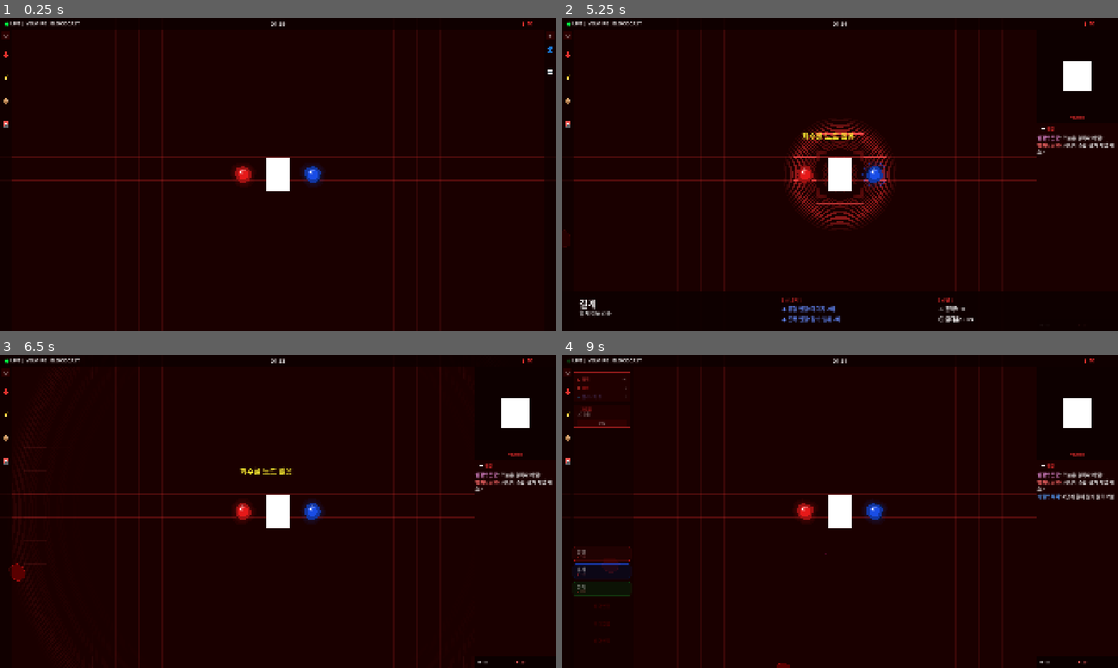
Above: before the commit, frames 1-4 (two rows, left to right).
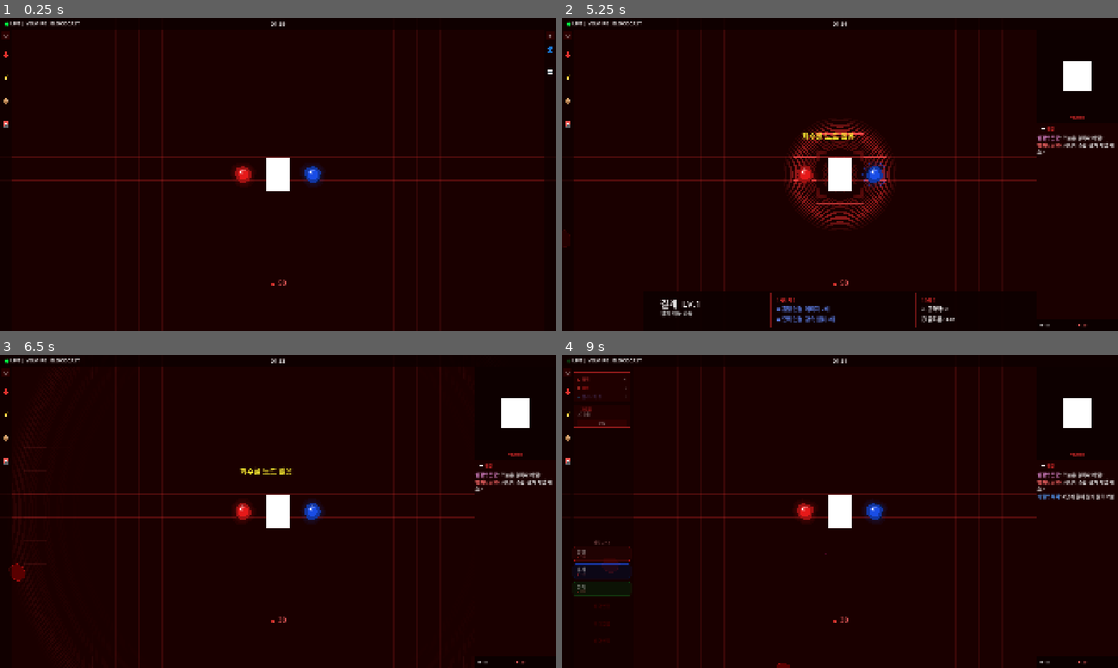
Above: after the commit, the same moments.

Repository: chalie-chariot/velmire
Game: Godot game, scene res://scenes/Main.tscn
The game is run twice, just before and just after one commit, with the same random seed, the same clock (stepped at 60 frames per second) and the same inputs.
Inputs (mouse positions are in pixels of both pictures, inside the frame that each line leads up to):
- Up to frame 1 (0.25 s): no input
- Up to frame 2 (5.25 s): tap Enter at 0.5, 2.75, 5 s; move the mouse to (962, 158) at 0.52 s; tap Space at 0.6, 0.77, 1.07, 2, 2.3, 3.5, 3.77, 3.8, 4.07 s; click (962, 158) at 0.67 s; drag from (728, 190) to (812, 237) at 1.27 s; move the mouse to (895, 105) at 2.02 s; hold P 2.03-2.75 s; click (895, 105) at 2.17 s; drag from (812, 237) to (673, 127) at 2.77 s; move the mouse to (1006, 221) at 3.52 s; tap E at 3.6 s; click (1006, 221) at 3.67 s; drag from (673, 127) to (756, 96) at 4.27 s; move the mouse to (867, 174) at 5.02 s; tap X at 5.1 s; click (867, 174) at 5.17 s
- Up to frame 3 (6.5 s): tap Space at 5.3 s; click (311, 483) at 5.75 s, where only the run after the commit has a clickable "강화 LV.1 → LV.2 🩸20"
- Up to frame 4 (9 s): drag from (756, 433) to (728, 527) at 6.52 s; move the mouse to (962, 495) at 7.27 s; hold Shift 7.28-8 s; click (962, 495) at 7.42 s; tap Space at 7.52, 7.55, 7.82, 8 s; drag from (728, 527) to (812, 574) at 8.02 s; move the mouse to (895, 442) at 8.77 s; tap Q at 8.85 s; click (895, 442) at 8.92 s

The runs differ from the first frame. In frame 1, less than 0.1% of the frame differs, in the area x 48-96%, y 1-86%; in frame 2, 1.1%, in the area x 3-96%, y 1-99%; in frame 3, less than 0.1%; in frame 4, less than 0.1%.

Commit message:
feat: 슬롯 해금 시스템 / 노드 강화 UI / 혈액 카운터 개선

Diff:
--- a/velmire/scenes/Main.tscn
+++ b/velmire/scenes/Main.tscn
@@ -504,6 +504,18 @@
 max_value = 100.0
 value = 0.0
 
+[node name="SlotCountLabel" type="Label" parent="CanvasLayer/LeftPanel"]
+layout_mode = 1
+anchors_preset = 0
+offset_left = 10.0
+offset_top = 595.0
+offset_right = 210.0
+offset_bottom = 615.0
+theme_override_colors/font_color = Color(0.8, 0.3, 0.3, 1)
+theme_override_font_sizes/font_size = 14
+text = "배치 0 / 3"
+horizontal_alignment = 1
+
 [node name="OwnedNodesContainer" type="VBoxContainer" parent="CanvasLayer/LeftPanel"]
 layout_mode = 1
 anchors_preset = 0
@@ -871,19 +883,37 @@
 [node name="TooltipBar" type="ColorRect" parent="CanvasLayer"]
 layout_mode = 1
 anchors_preset = 0
-offset_left = 0.0
+offset_left = 280.0
 offset_top = 940.0
-offset_right = 1920.0
+offset_right = 1640.0
 offset_bottom = 1080.0
 visible = false
 color = Color(0.05098, 0, 0, 0.92)
 
+[node name="LeftBorder" type="ColorRect" parent="CanvasLayer/TooltipBar"]
+layout_mode = 1
+anchors_preset = 0
+offset_left = 0.0
+offset_top = 0.0
+offset_right = 2.0
+offset_bottom = 140.0
+color = Color(1, 0.2, 0.2, 1)
+
+[node name="RightBorder" type="ColorRect" parent="CanvasLayer/TooltipBar"]
+layout_mode = 1
+anchors_preset = 0
+offset_left = 1358.0
+offset_top = 0.0
+offset_right = 1360.0
+offset_bottom = 140.0
+color = Color(1, 0.2, 0.2, 1)
+
 [node name="TopBorder" type="ColorRect" parent="CanvasLayer/TooltipBar"]
 layout_mode = 1
 anchors_preset = 0
 offset_left = 0.0
 offset_top = 0.0
-offset_right = 1920.0
+offset_right = 1360.0
 offset_bottom = 2.0
 color = Color(1, 0.2, 0.2, 1)
 
@@ -892,7 +922,7 @@
 anchors_preset = 0
 offset_left = 60.0
 offset_top = 20.0
-offset_right = 720.0
+offset_right = 420.0
 offset_bottom = 55.0
 theme_override_colors/font_color = Color(1, 1, 1, 1)
 theme_override_font_sizes/font_size = 32
@@ -903,7 +933,7 @@
 anchors_preset = 0
 offset_left = 60.0
 offset_top = 65.0
-offset_right = 720.0
+offset_right = 420.0
 offset_bottom = 95.0
 theme_override_colors/font_color = Color(0.733333, 0.733333, 0.733333, 1)
 theme_override_font_sizes/font_size = 18
@@ -912,18 +942,18 @@
 [node name="Divider1" type="ColorRect" parent="CanvasLayer/TooltipBar"]
 layout_mode = 1
 anchors_preset = 0
-offset_left = 740.0
+offset_left = 440.0
 offset_top = 10.0
-offset_right = 742.0
+offset_right = 442.0
 offset_bottom = 130.0
 color = Color(1, 0.2, 0.2, 0.4)
 
 [node name="SynergyTitle" type="Label" parent="CanvasLayer/TooltipBar"]
 layout_mode = 1
 anchors_preset = 0
-offset_left = 760.0
+offset_left = 460.0
 offset_top = 20.0
-offset_right = 900.0
+offset_right = 600.0
 offset_bottom = 42.0
 theme_override_colors/font_color = Color(1, 0.2, 0.2, 1)
 theme_override_font_sizes/font_size = 16
@@ -932,9 +962,9 @@
 [node name="Synergy1" type="Label" parent="CanvasLayer/TooltipBar"]
 layout_mode = 1
 anchors_preset = 0
-offset_left = 760.0
+offset_left = 460.0
 offset_top = 50.0
-offset_right = 1260.0
+offset_right = 920.0
 offset_bottom = 72.0
 theme_override_colors/font_color = Color(1, 0.2, 0.2, 1)
 theme_override_font_sizes/font_size = 18
@@ -943,9 +973,9 @@
 [node name="Synergy2" type="Label" parent="CanvasLayer/TooltipBar"]
 layout_mode = 1
 anchors_preset = 0
-offset_left = 760.0
+offset_left = 460.0
 offset_top = 85.0
-offset_right = 1260.0
+offset_right = 920.0
 offset_bottom = 107.0
 theme_override_colors/font_color = Color(1, 0.2, 0.2, 1)
 theme_override_font_sizes/font_size = 18
@@ -954,18 +984,18 @@
 [node name="Divider2" type="ColorRect" parent="CanvasLayer/TooltipBar"]
 layout_mode = 1
 anchors_preset = 0
-offset_left = 1280.0
+offset_left = 940.0
 offset_top = 10.0
-offset_right = 1282.0
+offset_right = 942.0
 offset_bottom = 130.0
 color = Color(1, 0.2, 0.2, 0.4)
 
 [node name="StatTitle" type="Label" parent="CanvasLayer/TooltipBar"]
 layout_mode = 1
 anchors_preset = 0
-offset_left = 1300.0
+offset_left = 960.0
 offset_top = 20.0
-offset_right = 1440.0
+offset_right = 1100.0
 offset_bottom = 42.0
 theme_override_colors/font_color = Color(1, 0.2, 0.2, 1)
 theme_override_font_sizes/font_size = 16
@@ -974,9 +1004,9 @@
 [node name="StatATK" type="Label" parent="CanvasLayer/TooltipBar"]
 layout_mode = 1
 anchors_preset = 0
-offset_left = 1300.0
+offset_left = 960.0
 offset_top = 50.0
-offset_right = 1900.0
+offset_right = 1360.0
 offset_bottom = 72.0
 theme_override_colors/font_color = Color(1, 1, 1, 1)
 theme_override_font_sizes/font_size = 18
@@ -985,9 +1015,9 @@
 [node name="StatCooldown" type="Label" parent="CanvasLayer/TooltipBar"]
 layout_mode = 1
 anchors_preset = 0
-offset_left = 1300.0
+offset_left = 960.0
 offset_top = 85.0
-offset_right = 1900.0
+offset_right = 1360.0
 offset_bottom = 107.0
 theme_override_colors/font_color = Color(1, 1, 1, 1)
 theme_override_font_sizes/font_size = 18
--- a/velmire/scripts/GameNode.gd
+++ b/velmire/scripts/GameNode.gd
@@ -36,6 +36,15 @@
 var _mouse_down_pos: Vector2 = Vector2.ZERO
 var is_preview: bool = false
 var spawn_cost: int = 0  # 드롭 시 재화 소모 (0이면 이미 소유)
+var _orbit_shown: bool = false  # 필드 첫 배치 시 1회만 orbit
+
+# 강화
+var upgrade_level: int = 0
+var max_upgrade: int = 3  # 특수 노드는 2로 설정
+var base_damage: float = 25.0  # 흡혈용
+var slow_amount: float = 0.5  # 결계용
+var slow_duration: float = 3.0  # 결계용
+var cooldown_reduction: float = 0.3  # 증폭용 (30% → 1 - 0.3 = 0.7 배율)
 
 const _DRAG_THRESHOLD: float = 10.0
 var _drag_start_pos: Vector2 = Vector2.ZERO
@@ -282,17 +291,6 @@
 			alpha = 0.8 * (_range_fade_timer / _range_fade_duration)
 		draw_arc(Vector2.ZERO, range_val, 0, TAU, 128,
 			Color(node_color.r, node_color.g, node_color.b, alpha), 1.5)
-		# 선택 순서 번호 (페이드 중이면 표시 안 함)
-		if is_selected:
-			var main = get_tree().get_first_node_in_group("main")
-			if main:
-				var idx: int = main._selected_nodes.find(self)
-				if idx >= 0:
-					var font: Font = ThemeDB.fallback_font
-					draw_string(font, Vector2(radius + 8, -radius),
-						str(idx + 1),
-						HORIZONTAL_ALIGNMENT_LEFT, -1, 14,
-						Color(node_color.r, node_color.g, node_color.b, 0.9))
 
 	# 2. SHIFT 연결 범위 (_is_first_selected - 400 그라데이션)
 	if _is_first_selected and is_placed:
@@ -466,6 +464,10 @@
 		if spawn_cost > 0 and ResourceManager:
 			ResourceManager.spend_blood(spawn_cost)
 			spawn_cost = 0
+		main = get_tree().get_first_node_in_group("main")
+		if main and main.has_method("_play_orbit_effect_at_pos") and not _orbit_shown:
+			main._play_orbit_effect_at_pos(global_position, node_color)
+			_orbit_shown = true
 		var cm = get_tree().get_first_node_in_group("connection_manager")
 		if cm and cm.has_method("set_last_placed"):
 			cm.set_last_placed(self)
@@ -481,7 +483,7 @@
 	match node_type:
 		"흡혈":
 			var diff: int = ResourceManager.difficulty if ResourceManager else 0
-			var damage: float = 25.0 + diff * 10.0
+			var damage: float = base_damage + diff * 10.0
 			return _attack_nearest_entity(damage)
 		"결계":
 			return _slow_nearest_entity()
@@ -525,10 +527,10 @@
 
 func _slow_nearest_entity() -> bool:
 	var slow_range: float = 200.0
-	var slow_duration: float = 3.0
+	var eff_duration: float = slow_duration
 	if synergy_wide_slow:
 		slow_range *= 2.0
-		slow_duration *= 2.0
+		eff_duration *= 2.0
 
 	var hit_any: bool = false
 	var entities = get_tree().get_nodes_in_group("blood_entities")
@@ -536,19 +538,20 @@
 		if global_position.distance_to(e.global_position) <= slow_range:
 			if e.has_method("apply_slow"):
 				_spawn_attack_line(e.global_position)
-				e.apply_slow(0.5, slow_duration)
+				e.apply_slow(slow_amount, eff_duration)
 				hit_any = true
 	return hit_any
 
 func _boost_adjacent_nodes() -> bool:
 	var nodes = get_tree().get_nodes_in_group("game_nodes")
 	var boosted_any: bool = false
+	var factor: float = 1.0 - cooldown_reduction
 	for n in nodes:
 		if n == self:
 			continue
 		var d: float = global_position.distance_to(n.global_position)
 		if d < 120.0:
-			n.attack_cooldown = attack_cooldown * 0.7
+			n.attack_cooldown = attack_cooldown * factor
 			boosted_any = true
 	return boosted_any
 
--- a/velmire/scripts/Main.gd
+++ b/velmire/scripts/Main.gd
@@ -50,6 +50,8 @@
 var _shake_duration: float = 0.0
 var _shake_offset: Vector2 = Vector2.ZERO
 var _vignette_tween: Tween
+var _displayed_blood: float = 0.0
+var _blood_tween: Tween
 var _node_slots: Array = [
 	{"id": "absorb", "type": "흡혈", "color": Color(0.9, 0.1, 0.1), "cost": 10},
 	{"id": "freeze", "type": "결계", "color": Color(0.1, 0.3, 0.9), "cost": 15},
@@ -109,7 +111,6 @@
 func _ready() -> void:
 	add_to_group("main")
 	process_mode = Node.PROCESS_MODE_ALWAYS
-	_unlocked_slots = 6  # 테스트: 슬롯 전체 해금
 	print("Main 시작")
 	var coffin_center: Vector2 = _coffin_rect.position + _coffin_rect.size / 2
 	$EntityLayer/HeartPulse.setup(coffin_center)
@@ -133,11 +134,13 @@
 	chat_manager.send_chat("start")
 	_build_hint_dots()
 	_build_owned_nodes()
+	_update_slot_count_label()
 	$CanvasLayer/LeftPanel/Card1_Resources/ResourcesVBox/ChipRow.modulate = Color(1, 1, 1, 0.5)
 	ResourceManager.blood_changed.connect(_on_blood_changed)
 	ResourceManager.blood_changed.connect(update_blood_ui)
 	ResourceManager.special_changed.connect(_on_special_changed)
 	_on_blood_changed(ResourceManager.blood)
+	_displayed_blood = ResourceManager.blood
 	update_blood_ui(ResourceManager.blood)
 	_on_special_changed(ResourceManager.special)
 	_init_viewers()
@@ -146,8 +149,11 @@
 	var right_panel: Control = $CanvasLayer/RightPanel
 	viewer_bar.position = Vector2(0, right_panel.size.y - 40)
 
-func show_tooltip(info: Dictionary, node_color: Color) -> void:
-	_tip_name.text = info.name
+func show_tooltip(info: Dictionary, node_color: Color, node: Node2D = null) -> void:
+	var level_text: String = ""
+	if node and node.get("upgrade_level") != null:
+		level_text = "  LV.%d" % (node.upgrade_level + 1)
+	_tip_name.text = info.name + level_text
 	_tip_desc.text = info.desc
 	_tip_syn1.text = "◆ " + info.synergy1
 	_tip_syn2.text = "◆ " + info.synergy2
@@ -189,6 +195,7 @@
 			node.is_placed = true
 			node.grid_col = cell.x
 			node.grid_row = cell.y
+			node._orbit_shown = true  # 이동 시 orbit 재생 방지
 		$EntityLayer.add_child(node)
 
 func _build_hint_dots() -> void:
@@ -223,17 +230,21 @@
 
 		_dots_container.add_child(slot)
 
-	# BloodCounter 유지
+	# BloodCounter (HintArea와 무관하게 항상 표시 → CanvasLayer 직속)
+	var old_bc = $CanvasLayer.get_node_or_null("BloodCounter")
+	if old_bc:
+		old_bc.queue_free()
 	var blood_counter: Label = Label.new()
 	blood_counter.name = "BloodCounter"
-	blood_counter.add_theme_font_size_override("font_size", 18)
+	blood_counter.add_theme_font_size_override("font_size", 24)
 	blood_counter.add_theme_color_override("font_color",
 		Color(1.0, 0.4, 0.4, 0.85))
-	blood_counter.size = Vector2(120, 36)
+	blood_counter.size = Vector2(160, 40)
 	blood_counter.horizontal_alignment = HORIZONTAL_ALIGNMENT_CENTER
 	blood_counter.vertical_alignment = VERTICAL_ALIGNMENT_CENTER
-	blood_counter.position = Vector2(1920 / 2 - 60, -47)
-	_dots_container.add_child(blood_counter)
+	blood_counter.position = Vector2(1920 / 2 - 80, 895)
+	blood_counter.visible = true
+	$CanvasLayer.add_child(blood_counter)
 
 	for i in range(6):
 		if i < _slot_data.size():
@@ -249,7 +260,10 @@
 			continue
 		slot.mouse_filter = Control.MOUSE_FILTER_STOP
 		var idx: int = i
-		slot.gui_input.connect(func(ev): _on_slot_clicked(ev, idx))
+		if idx >= _unlocked_slots:
+			slot.gui_input.connect(_on_unlock_slot_gui_input)
+		else:
+			slot.gui_input.connect(func(ev): _on_slot_clicked(ev, idx))
 
 func _on_slot_clicked(event: InputEvent, index: int) -> void:
 	if not event is InputEventMouseButton:
@@ -258,6 +272,7 @@
 		return
 	var node_id = _slot_data[index] if index < _slot_data.size() else ""
 	if node_id == "":
+		get_viewport().set_input_as_handled()
 		return
 	var total_nodes: int = get_tree().get_nodes_in_group("game_nodes").size()
 	if total_nodes >= _unlocked_slots:
@@ -270,6 +285,13 @@
 			_slot_data[index] = ""
 			_update_slot_visual(index)
 			break
+
+func _play_orbit_effect_at_pos(pos: Vector2, color: Color) -> void:
+	var effect = Node2D.new()
+	effect.set_script(preload("res://scripts/SlotUnlockEffect.gd"))
+	effect.position = pos
+	effect.orbit_color = color
+	$EntityLayer.add_child(effect)
 
 func _highlight_slot(index: int, on: bool) -> void:
 	var slots = _dots_container.get_children()
@@ -334,6 +356,7 @@
 	if not exists:
 		_owned_nodes.append(node_data)
 	node.queue_free()
+	call_deferred("_update_slot_count_label")
 
 func _update_slot_visual(index: int) -> void:
 	var slots = _dots_container.get_children()
@@ -351,6 +374,7 @@
 	style.border_width_right = 2
 	style.border_width_top = 2
 	style.border_width_bottom = 2
+	var is_locked: bool = index >= _unlocked_slots
 	var node_id = _slot_data[index]
 	var node_data = null
 	if node_id != "":
@@ -358,7 +382,24 @@
 			if d["id"] == node_id:
 				node_data = d
 				break
-	if node_data:
+	if is_locked:
+		# 잠금 슬롯: 자물쇠 아이콘 + 해금 비용
+		style.bg_color = Color(0.02, 0.0, 0.0, 0.85)
+		style.border_color = Color(0.5, 0.15, 0.15, 0.8)
+		slot.add_theme_stylebox_override("panel", style)
+		var lock_label: Label = Label.new()
+		lock_label.text = "🔒\n🩸%d" % _slot_unlock_cost
+		lock_label.horizontal_alignment = HORIZONTAL_ALIGNMENT_CENTER
+		lock_label.vertical_alignment = VERTICAL_ALIGNMENT_CENTER
+		lock_label.add_theme_font_size_override("font_size", 11)
+		lock_label.add_theme_color_override("font_color", Color(0.9, 0.4, 0.4, 0.9))
+		lock_label.set_anchors_preset(Control.PRESET_FULL_RECT)
+		lock_label.offset_left = 4
+		lock_label.offset_top = 4
+		lock_label.offset_right = -4
+		lock_label.offset_bottom = -4
+		slot.add_child(lock_label)
+	elif node_data:
 		style.bg_color = Color(
 			node_data["color"].r * 0.15,
 			node_data["color"].g * 0.15,
@@ -380,9 +421,10 @@
 		preview.is_preview = true
 		slot.add_child(preview)
 	else:
+		# 해금된 빈 슬롯
 		style.bg_color = Color(0.05, 0.0, 0.0, 0.7)
 		style.border_color = Color(0.4, 0.1, 0.1, 0.6)
-	slot.add_theme_stylebox_override("panel", style)
+		slot.add_theme_stylebox_override("panel", style)
 
 func _build_owned_nodes() -> void:
 	# 1. 기존 자식 전부 제거
@@ -430,7 +472,7 @@
 		row.gui_input.connect(func(ev): _on_owned_node_input(ev, data))
 		_owned_container.add_child(row)
 
-	# 4. 빈 슬롯 3개
+	# 4. 빈 슬롯 3개 (클릭해도 아무 동작 안함)
 	for _i in range(3):
 		var empty = Panel.new()
 		empty.custom_minimum_size = Vector2(190, 52)
@@ -444,6 +486,7 @@
 		empty_label.add_theme_color_override("font_color", Color(0.4, 0.0, 0.0))
 		empty_label.set_anchors_and_offsets_preset(Control.PRESET_CENTER)
 		empty.add_child(empty_label)
+		empty.gui_input.connect(func(ev): _on_empty_owned_slot_input(ev))
 		_owned_container.add_child(empty)
 
 	$CanvasLayer/LeftPanel/Card4_DeckSlots.hide()
@@ -470,6 +513,7 @@
 	node._drag_offset = Vector2.ZERO
 	node._drag_start_pos = get_viewport().get_mouse_position()
 	$EntityLayer.add_child(node)
+	call_deferred("_update_slot_count_label")
 	return node
 
 func _on_owned_node_input(event: InputEvent, data: Dictionary) -> void:
@@ -539,6 +583,11 @@
 		if event.button_index == MOUSE_BUTTON_LEFT and event.pressed:
 			_show_deny_popup("상점에서 노드를 구매해 채워넣으세요!")
 
+func _on_empty_owned_slot_input(event: InputEvent) -> void:
+	# Q패널 빈 슬롯 클릭 시 이벤트만 흡수 (활성화 방지)
+	if event is InputEventMouseButton and event.pressed:
+		get_viewport().set_input_as_handled()
+
 func _make_slot_input_handler(index: int) -> Callable:
 	return func(event: InputEvent): _on_slot_gui_input(event, index)
 
@@ -673,28 +722,39 @@
 	tween.tween_property(new_slot, "scale", Vector2(1.0, 1.0), 0.15
 		).set_ease(Tween.EASE_IN_OUT)
 
-	# 3. 슬롯 해금 이펙트
-	# 스크립트 먼저 설정 후 위치 지정해야 함
-	# HintArea가 화면 y:950 근처에 있고
-	# DotsContainer 안 슬롯 position 기준으로 계산
+	# 3. 슬롯 해금 이펙트: 은은한 파동 1번
 	var slot_idx: int = _unlocked_slots - 1
 	var slot = _dots_container.get_children()[slot_idx]
-
-	# 슬롯의 실제 화면 좌표 계산
-	# DotsContainer는 HintArea 안에 있음
-	# HintArea position + slot position + 슬롯 중앙 offset
 	var hint_area_y: float = _hint_area.position.y
 	var slot_x: float = slot.position.x + slot.size.x / 2
 	var slot_y: float = hint_area_y + slot.position.y + slot.size.y / 2
 
-	var ring_effect: Node2D = Node2D.new()
-	ring_effect.set_script(preload("res://scripts/SlotUnlockEffect.gd"))
-	ring_effect.global_position = Vector2(slot_x, slot_y)
-	$EntityLayer.add_child(ring_effect)  # add_child는 마지막에
-
-	# SlotUnlockEffect 페이드아웃(~3초) 끝날 때까지 대기 후 플래그 해제
-	await get_tree().create_timer(3.0).timeout
+	var effect: Node2D = Node2D.new()
+	effect.global_position = Vector2(slot_x, slot_y)
+	$EntityLayer.add_child(effect)
+
+	var ring: Panel = Panel.new()
+	ring.size = Vector2(56, 56)
+	ring.position = Vector2(-28, -28)
+	ring.pivot_offset = Vector2(28, 28)
+	ring.modulate.a = 0.0
+	var ring_style: StyleBoxFlat = StyleBoxFlat.new()
+	ring_style.set_corner_radius_all(28)
+	ring_style.bg_color = Color(0.8, 0.2, 0.2, 0.12)
+	ring_style.border_color = Color(0.9, 0.35, 0.35, 0.5)
+	ring_style.set_border_width_all(2)
+	ring.add_theme_stylebox_override("panel", ring_style)
+	effect.add_child(ring)
+
+	var tw: Tween = ring.create_tween()
+	tw.tween_property(ring, "modulate:a", 1.0, 0.05)
+	tw.tween_property(ring, "scale", Vector2(2.2, 2.2), 0.35).set_ease(Tween.EASE_OUT)
+	tw.parallel().tween_property(ring, "modulate:a", 0.0, 0.25).set_delay(0.06).set_ease(Tween.EASE_IN)
+	tw.tween_callback(effect.queue_free)
+
+	await get_tree().create_timer(0.45).timeout
 	_unlock_animation_playing = false
+	_update_slot_count_label()
 
 func _get_chat_manager() -> Node:
 	return get_tree().get_first_node_in_group("chat_manager")
@@ -968,7 +1028,7 @@
 			_hint_hide_tweens.clear()
 			var dots: Array = _dots_container.get_children()
 			for dot in dots:
-				if dot.name == "BloodBG" or dot.name == "BloodCounter":
+				if dot.name == "BloodBG":
 					dot.modulate = Color(1, 1, 1, 1)
 				else:
 					dot.position = Vector2(dot.position.x, 30.0)
@@ -990,7 +1050,7 @@
 			var dots = _dots_container.get_children()
 			for i in range(dots.size()):
 				var dot: Control = dots[i]
-				if dot.name == "BloodBG" or dot.name == "BloodCounter":
+				if dot.name == "BloodBG":
 					dot.modulate = Color(1, 1, 1, 0)
 					var tween: Tween = dot.create_tween()
 					tween.tween_interval(0.1)
@@ -1017,7 +1077,7 @@
 			var dots: Array = _dots_container.get_children()
 			for i in range(dots.size()):
 				var dot: Control = dots[i]
-				if dot.name == "BloodBG" or dot.name == "BloodCounter":
+				if dot.name == "BloodBG":
 					var tween: Tween = dot.create_tween()
 					_hint_hide_tweens.append(tween)
 					tween.tween_interval(0.12)
@@ -1038,9 +1098,9 @@
 					_hint_hide_tweens.clear()
 			)
 
-	# 재화 표시 업데이트
-	var blood_counter = _dots_container.get_node_or_null("BloodCounter")
-	if blood_counter and _hint_area.visible:
+	# 재화 표시 업데이트 (HintArea visible 여부와 무관하게 항상)
+	var blood_counter = $CanvasLayer.get_node_or_null("BloodCounter")
+	if blood_counter and is_instance_valid(blood_counter):
 		blood_counter.text = "🩸 %d" % ResourceManager.blood
 
 	# 드래그 중인 노드가 인디케이터 슬롯 위에 있는지 감지
@@ -1073,7 +1133,7 @@
 	# 필드에 배치된 노드만 툴팁 표시
 	var hovered_node = _get_hovered_game_node()
 	if hovered_node and hovered_node.is_placed:
-		show_tooltip(hovered_node._get_node_info(), hovered_node.node_color)
+		show_tooltip(hovered_node._get_node_info(), hovered_node.node_color, hovered_node)
 	else:
 		hide_tooltip()
 
@@ -1509,6 +1569,78 @@
 		if event.keycode == KEY_X and event.pressed:
 			_recall_slots_to_panel()
 
+		if event.keycode == KEY_SPACE:
+			if _selected_nodes.size() == 1:
+				var node = _selected_nodes[0]
+				if is_instance_valid(node) and node.is_placed:
+					_open_upgrade_menu(node)
+
+func _open_upgrade_menu(node: Node2D) -> void:
+	# 기존 메뉴 있으면 제거
+	var existing = get_tree().get_first_node_in_group("upgrade_menu")
+	if existing:
+		existing.queue_free()
+		return
+
+	if node.upgrade_level >= node.max_upgrade:
+		_show_deny_popup("최대 강화 완료")
+		return
+
+	# 강화 비용 계산
+	var costs: Array = [20, 35, 55]
+	var cost: int = costs[node.upgrade_level]
+
+	# 팝업 생성
+	var popup: Panel = Panel.new()
+	popup.add_to_group("upgrade_menu")
+	popup.custom_minimum_size = Vector2(180, 120)
+	popup.global_position = node.global_position - Vector2(90, 140)
+
+	var style: StyleBoxFlat = StyleBoxFlat.new()
+	style.bg_color = Color(0.08, 0.0, 0.0, 0.95)
+	style.border_color = node.node_color
+	style.set_border_width_all(2)
+	style.set_corner_radius_all(6)
+	popup.add_theme_stylebox_override("panel", style)
+
+	# 강화 버튼
+	var btn: Button = Button.new()
+	btn.text = "강화 LV.%d → LV.%d\n🩸%d" % [
+		node.upgrade_level + 1, node.upgrade_level + 2, cost]
+	btn.custom_minimum_size = Vector2(160, 60)
+	btn.position = Vector2(10, 10)
+	var node_ref = node
+	btn.pressed.connect(func():
+		if ResourceManager.blood < cost:
+			_show_deny_popup("혈액 부족")
+			return
+		ResourceManager.spend_blood(cost)
+		node_ref.upgrade_level += 1
+		_apply_upgrade(node_ref)
+		popup.queue_free()
+	)
+	popup.add_child(btn)
+
+	# 닫기
+	var close: Button = Button.new()
+	close.text = "✕"
+	close.custom_minimum_size = Vector2(24, 24)
+	close.position = Vector2(150, 4)
+	close.pressed.connect(func(): popup.queue_free())
+	popup.add_child(close)
+
+	$CanvasLayer.add_child(popup)
+
+func _apply_upgrade(node: Node2D) -> void:
+	match node.node_id:
+		"absorb":
+			node.base_damage = int(node.base_damage * 1.5)
+		"freeze":
+			node.slow_amount = min(node.slow_amount + 0.15, 0.95)
+			node.slow_duration += 1.0
+		"resonate":
+			node.cooldown_reduction = min(node.cooldown_reduction + 0.15, 0.8)
+
 func _recall_slots_to_panel() -> void:
 	print("회수 시점 _hint_area.position:", _hint_area.position)
 	if _slots_in_panel:
@@ -1539,6 +1671,7 @@
 	_hint_area.visible = false  # 완전히 숨긴 상태로 리셋
 	_indicator_was_hidden = true  # 다시 올라올 수 있게
 	_slots_in_panel = false  # 인디케이터 다시 올라올 수 있게 리셋
+	_update_slot_count_label()
 
 func _fire_slot_wave(index: int) -> void:
 	var slots = _dots_container.get_children()
@@ -1663,11 +1796,40 @@
 	var row: Control = $CanvasLayer/LeftPanel/Card1_Resources/ResourcesVBox/ChipRow
 	row.modulate = Color(1, 1, 1, 0.5 if new_value <= 0 else 1.0)
 
+func _on_blood_tween_update(val: float) -> void:
+	_displayed_blood = val
+	_blood_label.text = "🩸 " + str(int(val))
+	if _left_blood_label:
+		_left_blood_label.text = str(int(val))
+
 func update_blood_ui(amount: float) -> void:
-	_blood_label.text = "🩸 " + str(int(amount))
-	if _left_blood_label:
-		_left_blood_label.text = str(int(amount))
-
+	_blood_label.visible = false  # 우상단 숨김, 중앙 하단 BloodCounter 메인 사용
+	if _blood_tween:
+		_blood_tween.kill()
+
+	_blood_label.pivot_offset = _blood_label.size / 2
+
+	_blood_tween = create_tween()
+	_blood_tween.set_parallel(true)
+	_blood_tween.tween_method(_on_blood_tween_update, _displayed_blood, amount, 0.4)\
+		.set_trans(Tween.TRANS_EXPO).set_ease(Tween.EASE_OUT)
+	_blood_tween.tween_property(
+		_blood_label, "scale", Vector2(1.25, 1.25), 0.1
+	).set_ease(Tween.EASE_OUT)
+	_blood_tween.set_parallel(false)
+	_blood_tween.tween_property(
+		_blood_label, "scale", Vector2(1.0, 1.0), 0.2
+	).set_ease(Tween.EASE_IN).set_delay(0.3)
+
+func _update_slot_count_label() -> void:
+	var used: int = get_tree().get_nodes_in_group("game_nodes").size()
+	var label: Label = $CanvasLayer/LeftPanel/SlotCountLabel
+	if label:
+		label.text = "배치 %d / %d" % [used, _unlocked_slots]
+		if used >= _unlocked_slots:
+			label.add_theme_color_override("font_color", Color(1.0, 0.2, 0.2))
+		else:
+			label.add_theme_color_override("font_color", Color(0.8, 0.5, 0.5))
 
 func _slide_right_close() -> void:
 	if _right_tween:
--- a/velmire/scripts/SlotUnlockEffect.gd
+++ b/velmire/scripts/SlotUnlockEffect.gd
@@ -1,8 +1,12 @@
 extends Node2D
 
+const EFFECT_NAME := "orbit"
+
+var orbit_color: Color = Color(1.0, 0.15, 0.15)  # 외부에서 설정 가능
 var _time: float = 0.0
 var _alpha: float = 1.0
-var _speed: float = 6.0
+var _speed: float = 12.0  # 시작 속도
+var _speed_decay: float = 4.0  # 감속 강도
 
 # 3개 궤도 - 각각 다른 기울기
 var _orbits: Array = [
@@ -14,13 +18,17 @@
 var _radius_x: float = 55.0
 var _radius_y: float = 22.0
 
+func _ready() -> void:
+	for orbit in _orbits:
+		orbit.color = orbit_color
+
 func _process(delta: float) -> void:
 	_time += delta
-	# 감속
-	_speed = max(_speed - 1.5 * delta, 0.3)
-	# 페이드아웃
-	_alpha -= 0.35 * delta
-	if _alpha <= 0:
+	# 점점 감속 (0에 수렴)
+	_speed = max(_speed - _speed_decay * delta, 0.0)
+	# 거의 0에 다다를 때 페이드아웃
+	_alpha = clamp(_speed / 1.5, 0.0, 1.0) if _speed < 1.5 else 1.0
+	if _speed <= 0.01:
 		queue_free()
 		return
 	# 각도 업데이트
@@ -70,10 +78,8 @@
 				max(tail_size, 0.5),
 				Color(color.r, color.g, color.b, tail_alpha * 0.6))
 
-		# 전자 본체
+		# 전자 본체 (단색)
 		draw_circle(electron_pos, 5.5,
-			Color(color.r * 0.5, color.g * 0.5, color.b * 0.5, _alpha))
+			Color(color.r, color.g, color.b, _alpha * 0.8))
 		draw_circle(electron_pos, 3.5,
 			Color(color.r, color.g, color.b, _alpha))
-		draw_circle(electron_pos, 1.5,
-			Color(1.0, 1.0, 1.0, _alpha * 0.9))
